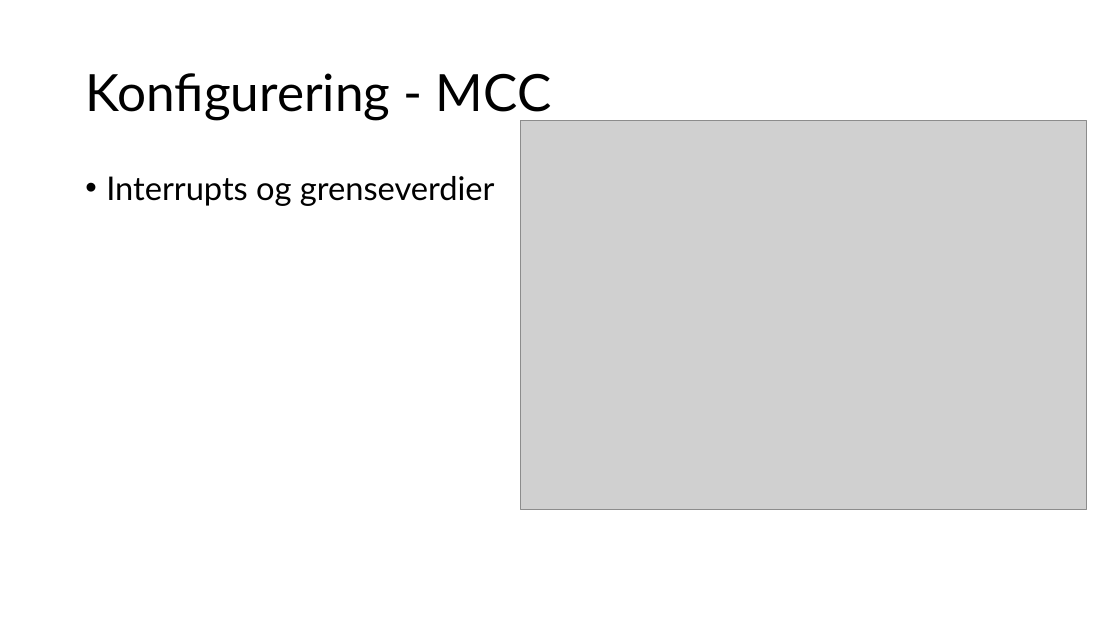
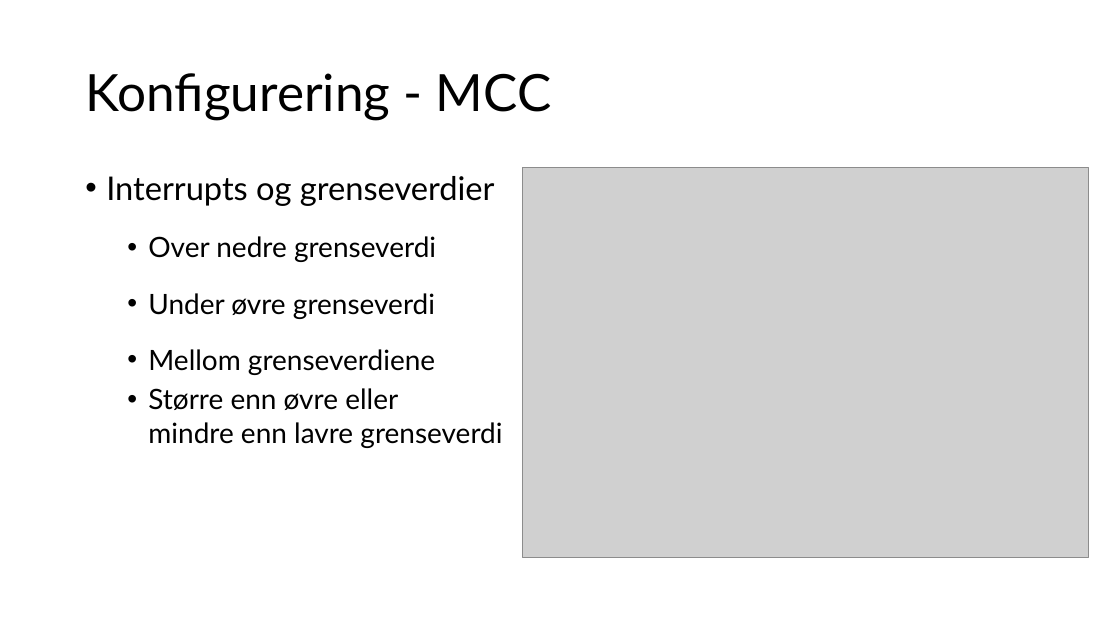
Before and after one commit to ElektraVerksted/AVR-kurs, a slide deck: slide 12 of Kursdag 2/Dag to.pptx (slide 11 before the commit). Drawn at 1120x630 pixels with LibreOffice and Linux fonts; fonts in the diff are those of the drawing; grey boxes stand for pictures. Boxes give left, top, right and bottom in pixels: in the first picture for what was removed or moved away, otherwise in the second. Text is boxed around its words. In the diff, an @@ line names an element or a change of style, - is before the commit and + after.

```diff
--- a/Kursdag 2/Dag to.pptx
+++ b/Kursdag 2/Dag to.pptx
@@ picture: place and size @@
-picture at box(521, 120, 1086, 510)
+picture at box(523, 168, 1088, 558)
@@ text at box(148, 236, 502, 448): paragraphs added @@
+  • Over nedre grenseverdi
+  • Under øvre grenseverdi
+  • Mellom grenseverdiene
+  • Større enn øvre eller
+    mindre enn lavre grenseverdi
```
Also in this commit, not shown: 6 other slides changed, 4 slides added.
